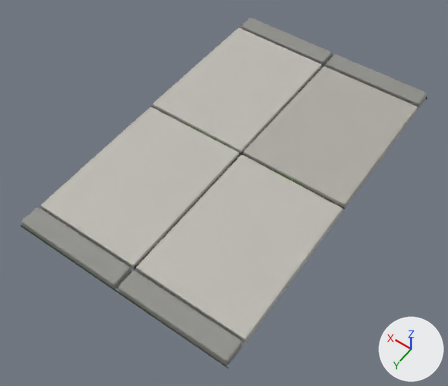
Before and after pictures for a commit that changed the glTF model LIMINAL V13/data/models/paving_strip@1.glb.
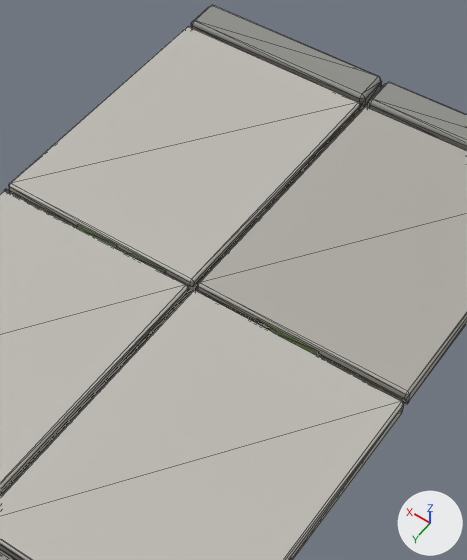
There are two pictures of each version: one whole from a 50 mm lens placed at (-0.967, 1.48, 2.015), pointed at (-0.015, 0.147, -0.079), one close up on the part from 33% to 83% of the width and 4% to 74% of the height. Arrows for +X, +Y and +Z are at lower right; the lights stay in place. The older version's two pictures come first. The close-ups show mesh edges as thin lines. Vertices at exactly the same position are counted once.

In view in the first close-up: 'pflaster'.
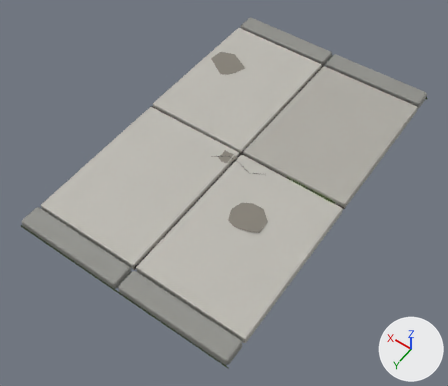
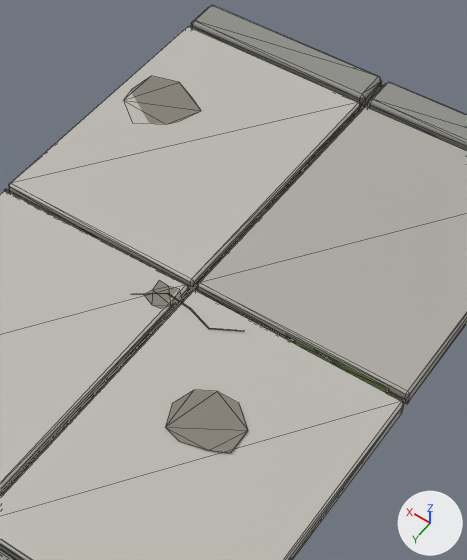
The change, as a diff of the scene's bpy script:
```diff
--- a/LIMINAL V13/data/models/paving_strip@1.glb.py
+++ b/LIMINAL V13/data/models/paving_strip@1.glb.py
@@ mat_look_concrete_tex_concrete_cast_r_1_4__platte_fleck @@
+mat_look_concrete_tex_concrete_cast_r_1_4__platte_fleck = principled_material('look=concrete tex=concrete_cast r=1.4 #platte_fleck')
+mat_look_concrete_tex_concrete_cast_r_1_4__platte_fleck.base_color = (0.233, 0.214, 0.179)  # grey #857f75
+mat_look_concrete_tex_concrete_cast_r_1_4__platte_fleck.roughness = 0.6
@@ mat_look_paint_r_1_4__platte_riss @@
+mat_look_paint_r_1_4__platte_riss = principled_material('look=paint r=1.4 #platte_riss')
+mat_look_paint_r_1_4__platte_riss.base_color = (0.0272, 0.0245, 0.0196)  # black #2e2b26
+mat_look_paint_r_1_4__platte_riss.roughness = 0.6
@@ me_pflaster @@
 # used by ob_pflaster; location = (0.0, 0.0, 0.0)
 # verts and faces of me_pflaster; kept vertices keep their numbers, new ones are numbered from 220
-me_pflaster.from_pydata(...)  # 220 vertices, 350 faces; spans x -0.5..0.5, y -0.8..0.8, z -0.01..0.05
+me_pflaster.from_pydata(...)  # 253 vertices, 377 faces; spans x -0.5..0.5, y -0.8..0.8, z -0.01..0.05
+# me_pflaster part 1: the loose piece of 4 vertices spanning x -0.3..-0.15, y -0.01..0.01, z 0.03 is moved by (-0.06, 0.0, 0.0)
+# me_pflaster part 2: the loose piece of 4 vertices spanning x 0.07..0.17, y -0.01..0.01, z 0.03 is deleted
+# me_pflaster part 3
+# 3 vertices are removed from x 0.2..0.3, y -0.01..0.01, z 0.03
+# 2 faces are deleted
+# 1 vertex moves from x 0.3, y -0.01, z 0.03 to x 0.31, y -0.39, z 0.04
+# 31 vertices are added at x -0.46..0.46, y -0.5..0.1, z 0.03..0.04
+# 14 new faces join them, mat_look_concrete_tex_concrete_cast_r_1_4__platte_fleck (grey #857f75)
+# 8 new faces join them, mat_look_paint_r_1_4__platte_riss (black #2e2b26)
+# 2 new faces join them, mat_look_fabric_tex_moss_r_1_4__moos_fuge (dark green #3d5219)
+# me_pflaster part 4
+verts[226] = (-0.14, 0.27, 0.04)  # pixel (172, 403)
+verts[227] = (-0.16, 0.33, 0.04)  # pixel (165, 427)
+verts[228] = (-0.2, 0.34, 0.04)  # pixel (179, 441)
+verts[229] = (-0.26, 0.32, 0.04)  # pixel (208, 450)
+verts[230] = (-0.29, 0.3, 0.04)  # pixel (230, 452)
+verts[231] = (-0.29, 0.24, 0.04)  # pixel (248, 430)
+verts[232] = (-0.24, 0.2, 0.04)  # pixel (239, 403)
+verts[233] = (-0.19, 0.2, 0.04)  # pixel (217, 391)
+verts[234] = (-0.16, 0.22, 0.04)  # pixel (194, 389)
+faces += [(226, 227, 234), (227, 228, 229), (229, 230, 231), (231, 232, 233), (227, 233, 234), (227, 229, 231)]  # mat_look_concrete_tex_concrete_cast_r_1_4__platte_fleck (grey #857f75)
+faces += [(227, 231, 233)]  # mat_look_concrete_tex_concrete_cast_r_1_4__platte_fleck (grey #857f75)
 me_pflaster.materials.append(mat_look_concrete_tex_concrete_cast_r_1_25__platte_1)
@@ me_pflaster @@
 me_pflaster.materials.append(mat_look_fabric_tex_moss_r_1_4__moos_fuge)
+me_pflaster.materials.append(mat_look_concrete_tex_concrete_cast_r_1_4__platte_fleck)  # grey #857f75
+me_pflaster.materials.append(mat_look_paint_r_1_4__platte_riss)  # black #2e2b26
```

Changed parts and their boxes [x1, y1, x2, y2] in the close-ups (467 x 560 px; the box of a moved part takes in the faces that stretch with it):
part 1 of me_pflaster, moved or reshaped: before [261, 322, 319, 355]; after [288, 336, 342, 368]
part 2 of me_pflaster, deleted: before [129, 253, 165, 273]
part 3 of me_pflaster, built on: before [77, 225, 116, 247]; after [131, 76, 389, 393]
part 4 of me_pflaster, added: after [165, 390, 248, 453]
